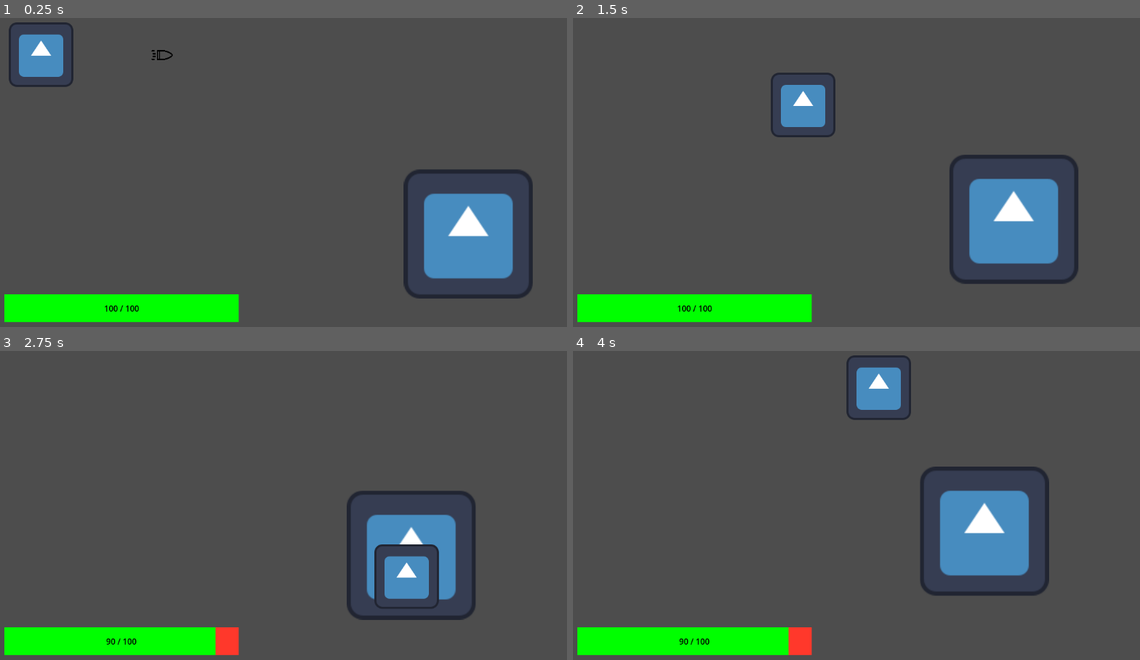
Above: before the commit, frames 1-4 (two rows, left to right).
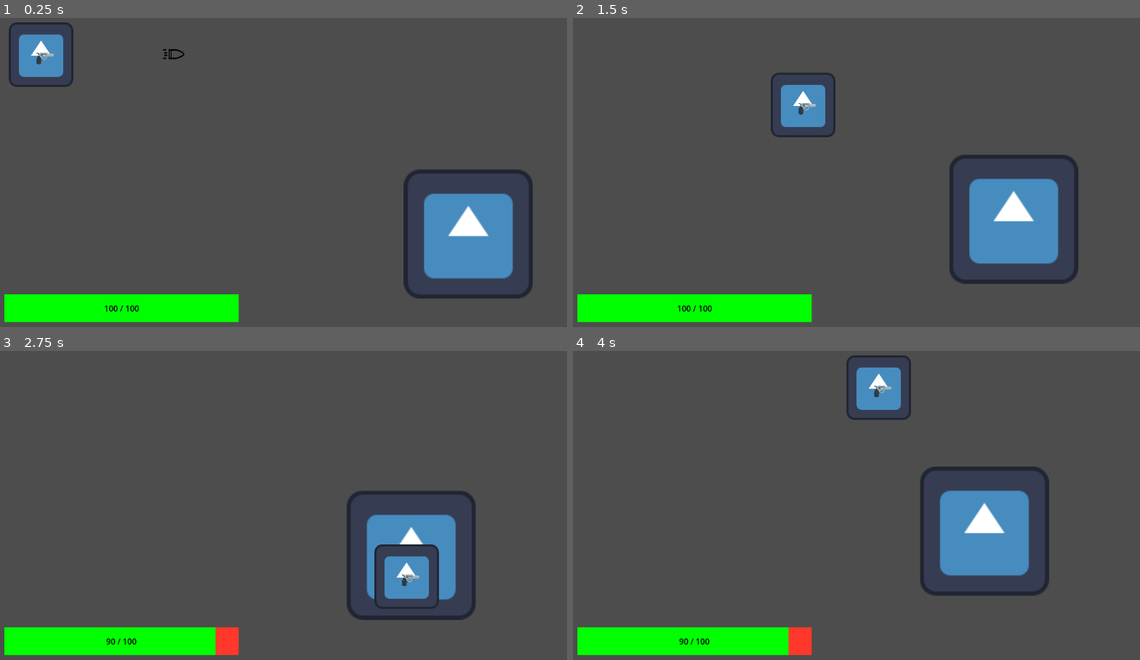
Above: after the commit, the same moments.

Repository: jtmchenry/2D-Roguelike-Game-Game-Jam-2025
Game: Godot game, scene res://levels/sandbox.tscn
Same seed, same stepped clock (60 frames per second), same inputs: the game is played once before the commit and once after it. The engine's default icon, where the game draws it, is replaced by a stand-in: a white triangle on a blue panel in a dark square.
Inputs:
- Up to frame 1 (0.25 s): no input
- Up to frame 2 (1.5 s): hold Right (move_right) 0.53-1.28 s; hold Down (move_down) from 1.28 s (still down)
- Up to frame 3 (2.75 s): release Down (move_down) at 2.03 s; hold Right (move_right) from 2.03 s (still down)
- Up to frame 4 (4 s): release Right (move_right) at 2.78 s; hold Up (move_up) 2.78-3.53 s; hold Left (move_left) from 3.53 s (still down)

The runs differ from the first frame. In frame 1, 0.2% of the frame differs, in the area x 6-33%, y 10-16%; in frame 2, less than 0.1%; in frame 3, less than 0.1%; in frame 4, less than 0.1%.

Commit message:
gun plus bullets

Diff:
--- a/2d-roguelike/levels/sandbox.tscn
+++ b/2d-roguelike/levels/sandbox.tscn
@@ -1,9 +1,10 @@
-[gd_scene load_steps=5 format=3 uid="uid://blr5cemfmikr4"]
+[gd_scene load_steps=6 format=3 uid="uid://blr5cemfmikr4"]
 
 [ext_resource type="PackedScene" uid="uid://bi0wmrp1kqfxp" path="res://ui/hud/hud.tscn" id="1_85hcc"]
 [ext_resource type="PackedScene" uid="uid://bm1ipexiutcqk" path="res://player/player.tscn" id="1_wfhpi"]
 [ext_resource type="PackedScene" uid="uid://fhqdcygqhv8m" path="res://monster/monster.tscn" id="1_whpuv"]
-[ext_resource type="PackedScene" uid="uid://ppshjh2npp44" path="res://player/Bullet.tscn" id="3_7he1i"]
+[ext_resource type="PackedScene" uid="uid://bggoq8pe341u5" path="res://player/Weapon.tscn" id="3_7he1i"]
+[ext_resource type="PackedScene" uid="uid://ppshjh2npp44" path="res://player/Bullet.tscn" id="5_0glgv"]
 
 [node name="Sandbox" type="Node2D"]
 
@@ -11,11 +12,12 @@
 
 [node name="Monster" parent="." instance=ExtResource("1_whpuv")]
 position = Vector2(965, 464)
-speed = 50.0
-damage = 10
-
-[node name="BulletSpawner" parent="." instance=ExtResource("3_7he1i")]
-position = Vector2(106, 104)
 
 [node name="Player" parent="." instance=ExtResource("1_wfhpi")]
 position = Vector2(106, 103)
+
+[node name="Weapon" parent="Player" instance=ExtResource("3_7he1i")]
+position = Vector2(3, 6)
+
+[node name="BulletSpawner" parent="." instance=ExtResource("5_0glgv")]
+position = Vector2(129, 102)
--- /dev/null
+++ b/2d-roguelike/player/Weapon.tscn
@@ -0,0 +1,24 @@
+[gd_scene load_steps=4 format=3 uid="uid://bggoq8pe341u5"]
+
+[ext_resource type="Script" uid="uid://k88btqxfarby" path="res://player/weapon.gd" id="1_vo677"]
+[ext_resource type="Texture2D" uid="uid://cwagja3jcy46g" path="res://icons/cd4150ade4299c5cd7c0f6b8638773d7.png" id="2_1lt5w"]
+
+[sub_resource type="CircleShape2D" id="CircleShape2D_pbc1m"]
+
+[node name="Weapon" type="Area2D"]
+script = ExtResource("1_vo677")
+
+[node name="CollisionShape2D" type="CollisionShape2D" parent="."]
+shape = SubResource("CircleShape2D_pbc1m")
+
+[node name="Sprite2D" type="Sprite2D" parent="."]
+position = Vector2(5, 1)
+scale = Vector2(-0.00842354, 0.00686791)
+texture = ExtResource("2_1lt5w")
+
+[node name="ShootingPoint" type="Marker2D" parent="Sprite2D"]
+unique_name_in_owner = true
+
+[node name="AttackSpeed" type="Timer" parent="."]
+
+[connection signal="timeout" from="AttackSpeed" to="." method="_on_attack_speed_timeout"]
--- /dev/null
+++ b/2d-roguelike/player/weapon.gd
@@ -0,0 +1,9 @@
+extends Area2D
+
+func shoot():
+	const BULLET = preload("res://player/Bullet.tscn")
+	var new_bullet = BULLET.instantiate()
+	new_bullet.global_position = %ShootingPoint.global_position
+
+func _on_attack_speed_timeout() -> void:
+	shoot();
Binary file added: 2d-roguelike/icons/cd4150ade4299c5cd7c0f6b8638773d7.png
Not shown, added: 2d-roguelike/icons/cd4150ade4299c5cd7c0f6b8638773d7.png.import
Not shown, added: 2d-roguelike/player/weapon.gd.uid
